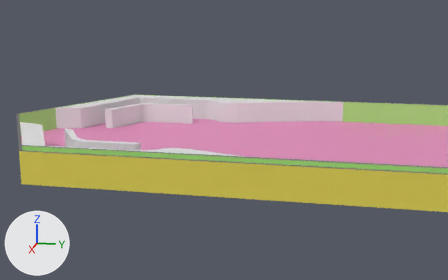
Renders of the FBX model Assets/Meshes/table.fbx from each side of a commit.
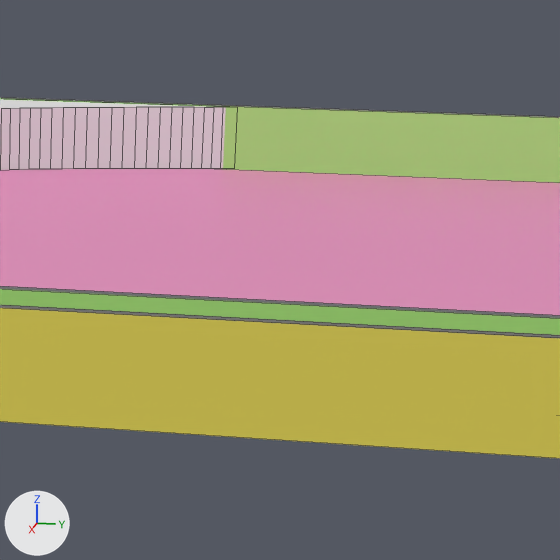
Old and new are each drawn whole from a 50 mm camera at (1.255, 0.728, 0.336) aimed at (-0.012, 0.474, 0.019) and again close up on the part from 61% to 100% of the width and 25% to 87% of the height. The lights are fixed; the arrows at lower left show +X, +Y and +Z. The close-ups show mesh edges as thin lines. Where no turn or scale is listed for an object, it has been applied to the vertices.

Names of what the first close-up shows: 'table', 'table.001'.
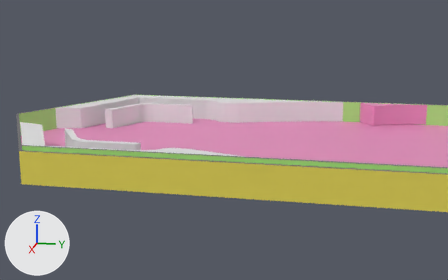
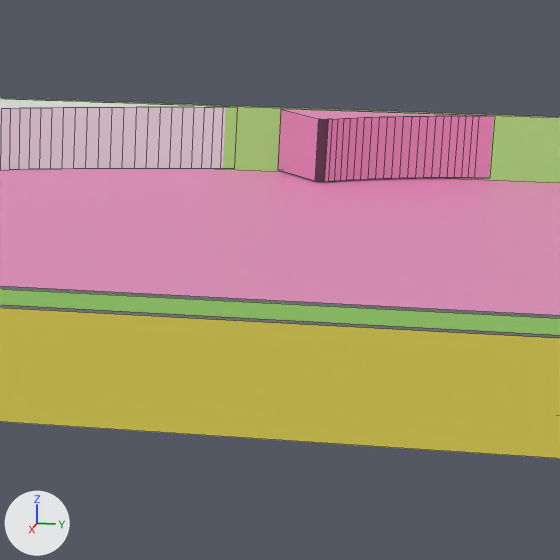
Commit message: Replace first table with new one

Location of each change, (x1, y1, x2, y2) in pixels of the close-ups (560 x 560 px):
'table.007', added (pink): after (278, 109, 494, 182)

The change, as a list of edits to the scene's bpy script:
```text
Add me_cylinder_007:
    me_cylinder_007.from_pydata(...)  # 88 vertices, 46 faces; spans x -0.295..-0.258, y 0.922..1.081, z 0.011..0.059
    me_cylinder_007.materials.append(mat_maintable)  # pink #e790be
Add ob_table_007:
    ob_table_007 = bpy.data.objects.new('table.007', me_cylinder_007)
    ob_table_007.location = (-0.0005, -0.1608, 0.0)
```
